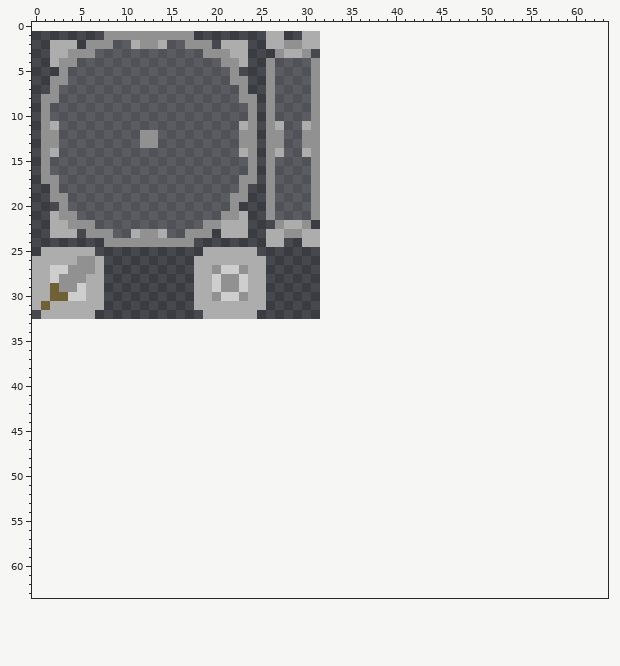
Pixel-art sprite -- Assets/Sprites/UI.png. The first picture shows the starting point.
The file is 32x32 pixels. The old version is drawn lined up with the new one, on the new canvas.
Now the later version:
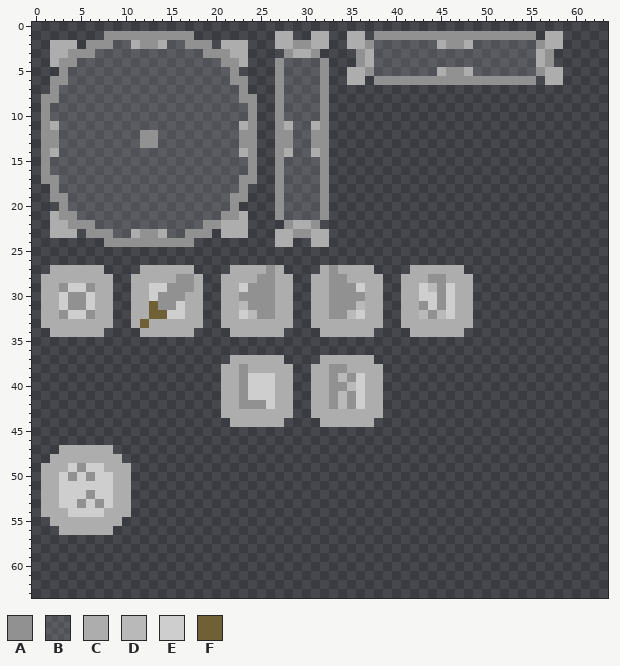
Palette (. is transparent): A #919191  B #adadad32  C #adadad  D #b9b9b9  E #cecece  F #706035
The exact change:
canvas 32x32 -> 64x64, the old top-left corner now at 0,1
@@ x 0..63 @@
  0 ................................................................
- 1 ........AAAAAAAAAA........CC..CC................................
- 2 ..CCC.AAABBCAACBBAAA.CCC..CCAACC................................
- 3 ..CCAAABBBBBBBBBBBBAAACC...ACCA.................................
- 4 ..CAABBBBBBBBBBBBBBBBAAC..ABBBBA................................
- 5 ...ABBBBBBBBBBBBBBBBBBA...ABBBBA................................
- 6 ..AABBBBBBBBBBBBBBBBBBAA..ABBBBA................................
- 7 ..ABBBBBBBBBBBBBBBBBBBBA..ABBBBA................................
- 8 .AABBBBBBBBBBBBBBBBBBBBAA.ABBBBA................................
- 9 .ABBBBBBBBBBBBBBBBBBBBBBA.ABBBBA................................
-10 .ABBBBBBBBBBBBBBBBBBBBBBA.ABBBBA................................
-11 .ACBBBBBBBBBBBBBBBBBBBBCA.ACBBCA................................
-12 .AABBBBBBBBBAABBBBBBBBBAA.AABBAA................................
-13 .AABBBBBBBBBAABBBBBBBBBAA.AABBAA................................
-14 .ACBBBBBBBBBBBBBBBBBBBBCA.ACBBCA................................
-15 .ABBBBBBBBBBBBBBBBBBBBBBA.ABBBBA................................
-16 .ABBBBBBBBBBBBBBBBBBBBBBA.ABBBBA................................
-17 .AABBBBBBBBBBBBBBBBBBBBAA.ABBBBA................................
-18 ..ABBBBBBBBBBBBBBBBBBBBA..ABBBBA................................
-19 ..AABBBBBBBBBBBBBBBBBBAA..ABBBBA................................
-20 ...ABBBBBBBBBBBBBBBBBBA...ABBBBA................................
-21 ..CAABBBBBBBBBBBBBBBBAAC..ABBBBA................................
-22 ..CCAAABBBBBBBBBBBBAACCC...ACCA.................................
-23 ..CCC.AAABBCAACBBAAA.CCC..CCAACC................................
-24 ........AAAAAAAAAA........CC..CC................................
-25 .CCCCCC............CCCCCC.......................................
-26 CCCCCAAC..........CCCCCCCC......................................
-27 CCEEAAAC..........CCAEEACC......................................
-28 CCEAAACC..........CCEAAECC......................................
-29 CCFAAECC..........CCEAAECC......................................
-30 CCFFEECC..........CCAEEACC......................................
-31 CFCCCCCC..........CCCCCCCC......................................
-32 .CCCCCC............CCCCCC.......................................
-33 ................................................................
-34 ................................................................
+ 1 ........AAAAAAAAAA.........CC..CC..CC.AAAAAAAAAAAAAAAAAA.CC.....
+ 2 ..CCC.AAABBCAACBBAAA.CCC...CCAACC..CCABBBBBBBCAACBBBBBBBACC.....
+ 3 ..CCAAABBBBBBBBBBBBAAACC....ACCA....ACBBBBBBBBBBBBBBBBBBCA......
+ 4 ..CAABBBBBBBBBBBBBBBBAAC...ABBBBA...ACBBBBBBBBBBBBBBBBBBCA......
+ 5 ...ABBBBBBBBBBBBBBBBBBA....ABBBBA..CCABBBBBBBCAACBBBBBBBACC.....
+ 6 ..AABBBBBBBBBBBBBBBBBBAA...ABBBBA..CC.AAAAAAAAAAAAAAAAAA.CC.....
+ 7 ..ABBBBBBBBBBBBBBBBBBBBA...ABBBBA...............................
+ 8 .AABBBBBBBBBBBBBBBBBBBBAA..ABBBBA...............................
+ 9 .ABBBBBBBBBBBBBBBBBBBBBBA..ABBBBA...............................
+10 .ABBBBBBBBBBBBBBBBBBBBBBA..ABBBBA...............................
+11 .ACBBBBBBBBBBBBBBBBBBBBCA..ACBBCA...............................
+12 .AABBBBBBBBBAABBBBBBBBBAA..AABBAA...............................
+13 .AABBBBBBBBBAABBBBBBBBBAA..AABBAA...............................
+14 .ACBBBBBBBBBBBBBBBBBBBBCA..ACBBCA...............................
+15 .ABBBBBBBBBBBBBBBBBBBBBBA..ABBBBA...............................
+16 .ABBBBBBBBBBBBBBBBBBBBBBA..ABBBBA...............................
+17 .AABBBBBBBBBBBBBBBBBBBBAA..ABBBBA...............................
+18 ..ABBBBBBBBBBBBBBBBBBBBA...ABBBBA...............................
+19 ..AABBBBBBBBBBBBBBBBBBAA...ABBBBA...............................
+20 ...ABBBBBBBBBBBBBBBBBBA....ABBBBA...............................
+21 ..CAABBBBBBBBBBBBBBBBAAC...ABBBBA...............................
+22 ..CCAAABBBBBBBBBBBBAACCC....ACCA................................
+23 ..CCC.AAABBCAACBBAAA.CCC...CCAACC...............................
+24 ........AAAAAAAAAA.........CC..CC...............................
+25 ................................................................
+26 ................................................................
+27 ..CCCCCC....CCCCCC....CCCCAC....CACCCC....CCCCCC................
+28 .CCCCCCCC..CCCCCAAC..CCCCAACC..CCAACCCC..CCCAACCC...............
+29 .CCAEEACC..CCEEAAAC..CCEAAACC..CCAAAECC..CCEDAECC...............
+30 .CCEAAECC..CCEAAACC..CCAAAACC..CCAAAACC..CCEEAECC...............
+31 .CCEAAECC..CCFAAECC..CCDAAACC..CCAAADCC..CCAEAECC...............
+32 .CCAEEACC..CCFFEECC..CCEDAACC..CCAADECC..CCDADECC...............
+33 .CCCCCCCC..CFCCCCCC..CCCCCCCC..CCCCCCCC..CCCCCCCC...............
+34 ..CCCCCC....CCCCCC....CCCCCC....CCCCCC....CCCCCC................
 35 ................................................................
 36 ................................................................
-37 ................................................................
-38 ................................................................
-39 ................................................................
-40 ................................................................
-41 ................................................................
-42 ................................................................
-43 ................................................................
-44 ................................................................
+37 ......................CCCCCC....CCCCCC..........................
+38 .....................CCACCCCC..CCAACCCC.........................
+39 .....................CCAEEECC..CCADAECC.........................
+40 .....................CCAEEECC..CCAADECC.........................
+41 .....................CCAEEECC..CCADAECC.........................
+42 .....................CCAAAECC..CCADAECC.........................
+43 .....................CCCCCCCC..CCCCCCCC.........................
+44 ......................CCCCCC....CCCCCC..........................
 45 ................................................................
 46 ................................................................
-47 ................................................................
-48 ................................................................
-49 ................................................................
-50 ................................................................
-51 ................................................................
-52 ................................................................
-53 ................................................................
-54 ................................................................
-55 ................................................................
-56 ................................................................
+47 ...CCCCCC.......................................................
+48 ..CCCCCCCC......................................................
+49 .CCCEAEECCC.....................................................
+50 .CCEAEAEECC.....................................................
+51 .CCEEEEEECC.....................................................
+52 .CCEEEAEECC.....................................................
+53 .CCEEAEAECC.....................................................
+54 .CCCEEEECCC.....................................................
+55 ..CCCCCCCC......................................................
+56 ...CCCCCC.......................................................
 57 ................................................................
